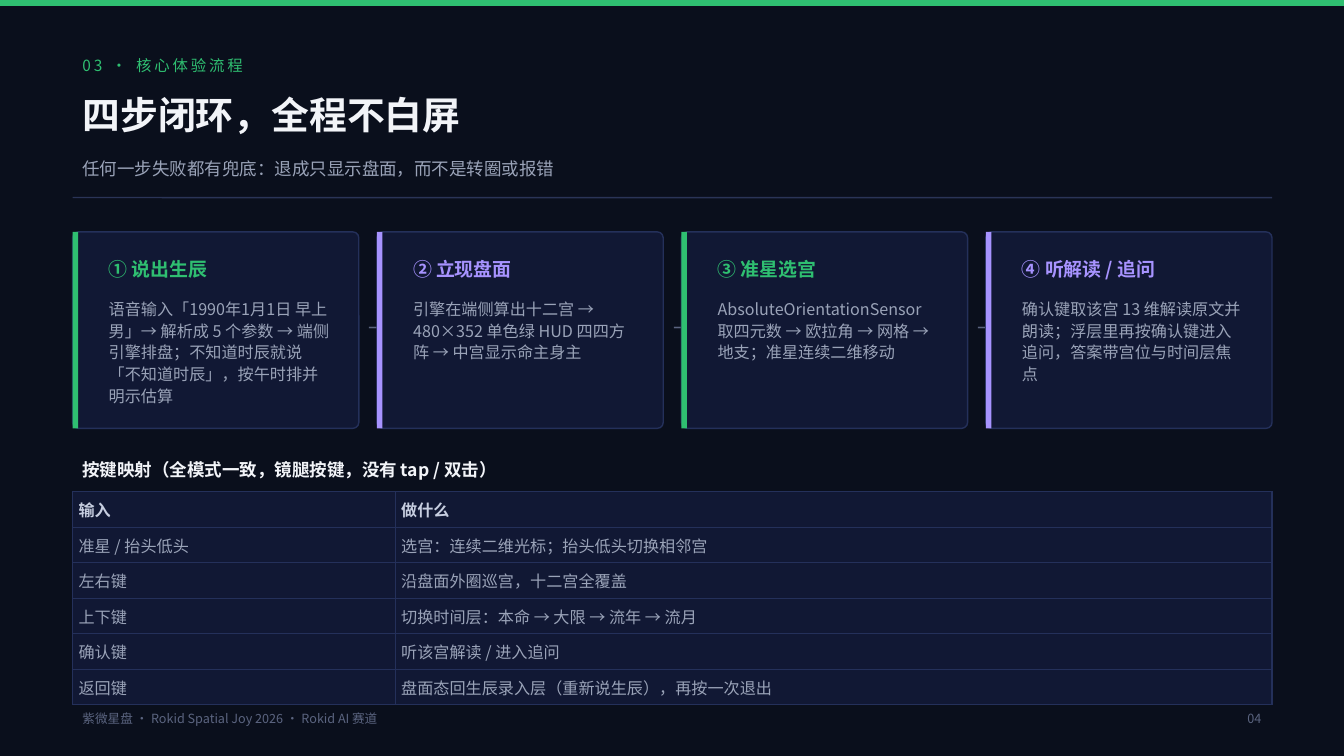
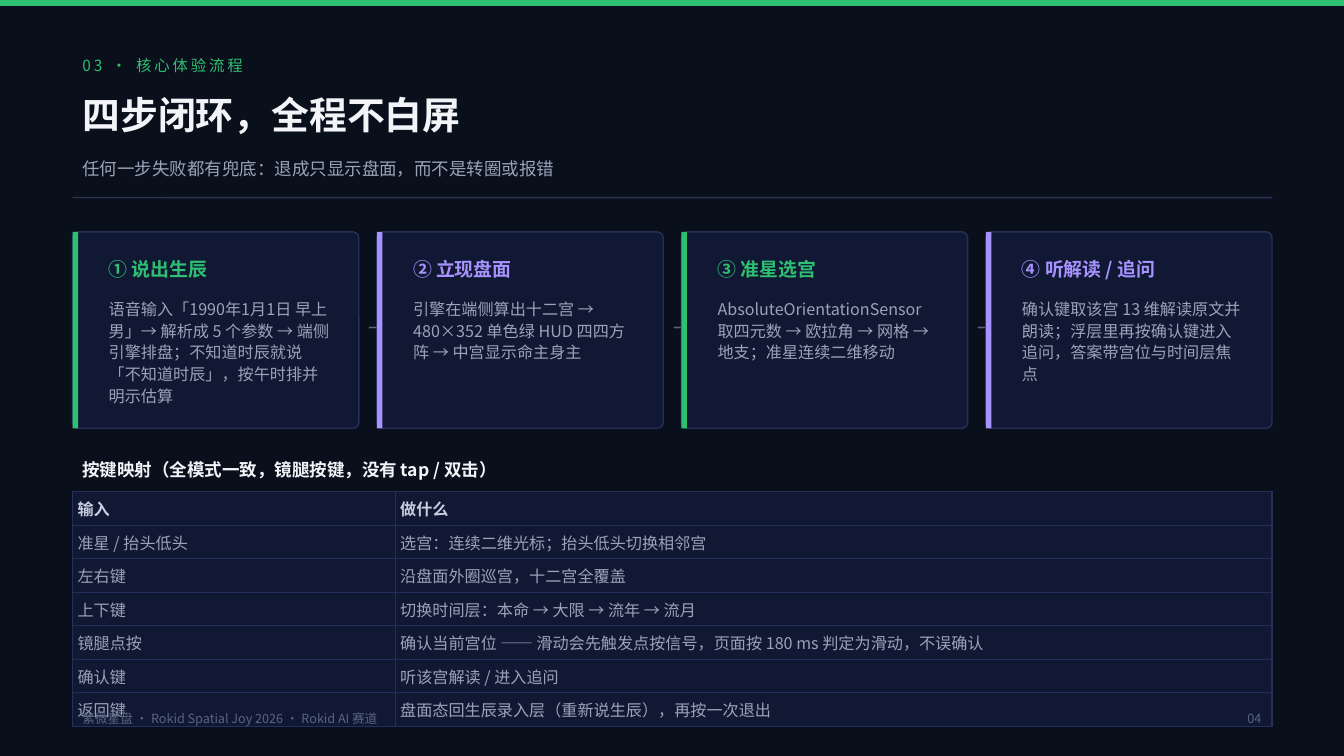
Before and after one commit to frankfika/ziwei, a slide deck: slide 4 of apps/rokid-agent/submit-kit/ppt/紫微星盘-作品信息介绍.pptx. Drawn at 1344x756 pixels with LibreOffice and Linux fonts; fonts in the diff are those of the drawing. Boxes give left, top, right and bottom in pixels: in the first picture for what was removed or moved away, otherwise in the second. Text is boxed around its words. In the diff, an @@ line names an element or a change of style, - is before the commit and + after.

Commit message:
docs(rokid): 订正 GlobalHook 事实 —— 它是点按的载体，不是滑动误报
旧文档三处把 GlobalHook 记成「镜腿手势在滑动时的误报」，并用 key-guard.js
（同码 150ms 去抖）防它。官方 AIUI 事件文档的定义是「用户触摸到了镜腿按键」——
它就是**点按确认的载体**，不处理它则镜腿点按彻底失灵。方向判反了。

· README §5.1 坑 #1、§6 未验证清单 #6：换成 GlobalHook 的真实定义与契约
· PROPOSAL §10.2 风险 #7：改为「已按官方文档 + 三个真机项目交叉验证重做契约」
· DEVICE-CHECKLIST 术语表 / E16 / 故障对照表第 10 条：同步新契约与新验证口径
· 软著《软件说明书》架构图 / 模块职责表 / 按键表：key-guard → temple-input
· SUBMIT-RUNBOOK §0 新增第十七轮：证据链表 + 10 条已落地修复 + 回归结论
· SUBMIT-RUNBOOK §1 阻塞表新增「真机交互链路」行（代码侧已修，待真机验收）

PPT 同步：按键映射表加「镜腿点按」一行 + 未验证项改成「代码侧已按真机契约实现，
待实测确认」；软著源程序打印稿与说明书 PDF、策划案 PDF 一并重出。

```diff
--- a/apps/rokid-agent/submit-kit/ppt/紫微星盘-作品信息介绍.pptx
+++ b/apps/rokid-agent/submit-kit/ppt/紫微星盘-作品信息介绍.pptx
@@ table at box(73, 492, 1272, 725) @@
+row 5: 镜腿点按 | 确认当前宫位 —— 滑动会先触发点按信号，页面按 180 ms 判定为滑动，不误确认
```
Also in this commit, not shown: 1 other slide changed, 7 other files.
